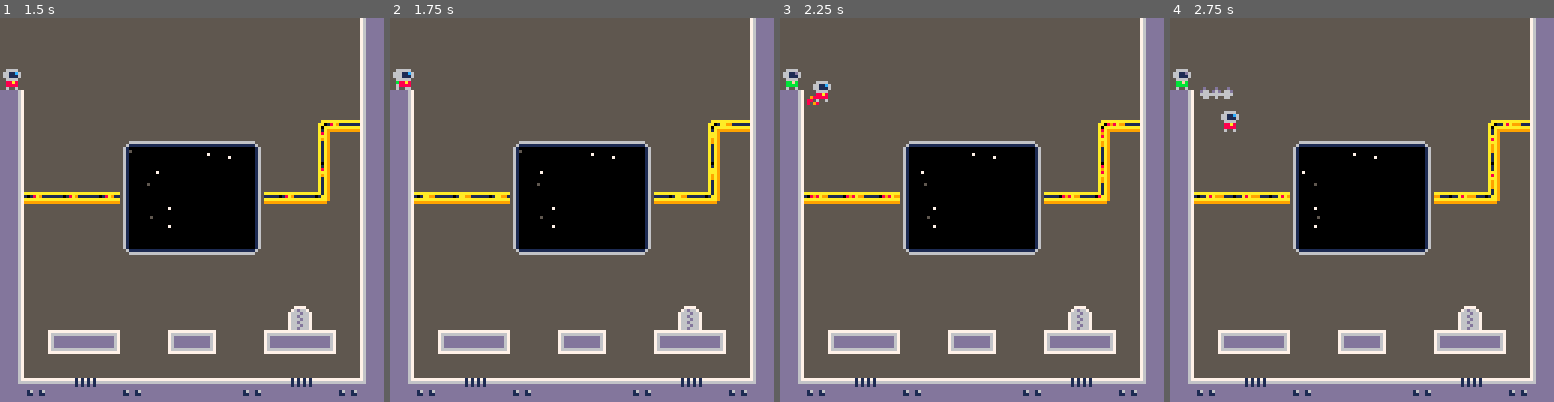
Above: before the commit, frames 1-4 (left to right).
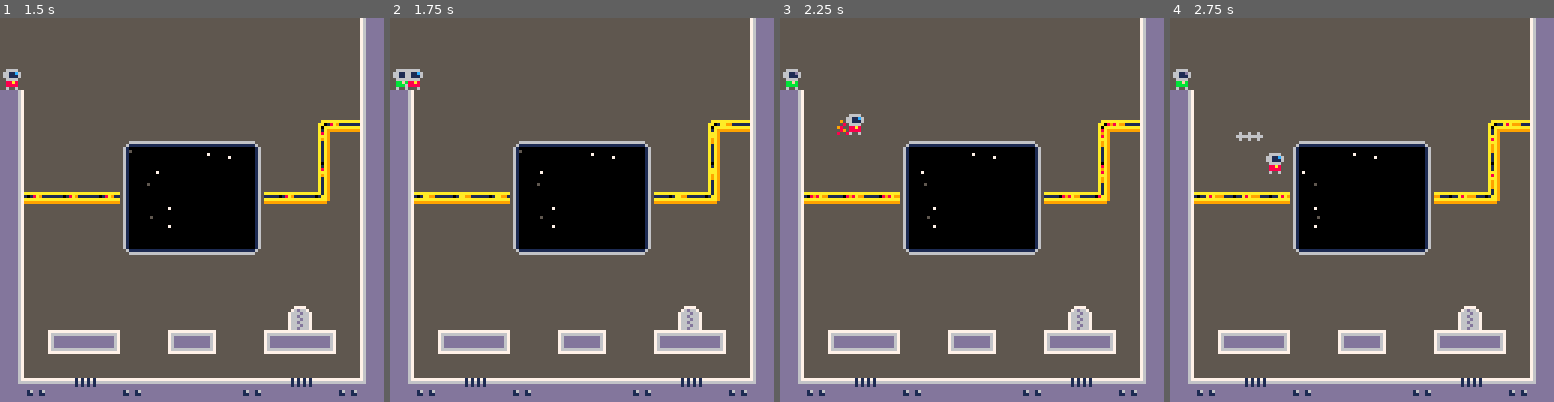
Above: after the commit, the same moments.

Repository: jgradim/gameoff-2020
Game: PICO-8 cartridge moonshot.p8
Two runs of this game, one before a commit and one after it. Both use one fixed random seed, a clock stepped at 60 frames per second and the inputs below.
Inputs:
- Up to frame 1 (1.5 s): tap X (X key) at 0.33, 1.07 s; tap O (Z key) at 0.7 s
- Up to frame 2 (1.75 s): hold Right from 1.6 s (still down); tap O (Z key) at 1.7 s
- Up to frame 3 (2.25 s): tap X (X key) at 1.85 s; release Right at 2.1 s; tap O (Z key) at 2.1 s; hold Up from 2.15 s (still down)
- Up to frame 4 (2.75 s): release Up at 2.42 s; hold Right from 2.47 s (still down); tap O (Z key) at 2.5 s

Frame 1 is identical in both runs. In frame 2, 0.2% of the frame differs, in the area x 1-9%, y 13-19%; in frame 3, 0.5%; in frame 4, 0.6%, in the area x 7-30%, y 17-41%.

Commit message:
Stabler and more symmetric dx

Diff:
--- a/moonshot.p8
+++ b/moonshot.p8
@@ -27,7 +27,7 @@
 --acceleration
 a=1.1
 --inertia
-inertia=0.8
+inertia=0.75
 
 --have super extend kls
 function class(super,kls)
@@ -169,6 +169,15 @@
  }
 end
 
+function discmid(a, b, c, step)
+  local v = mid(a,b,c)
+  v = v - sgn(v) * (v%step)
+  if abs(v) < step then
+   v = 0
+  end
+  return v
+end
+
 function update_entity(e)
  --gravity/inertia
  e.dy+=g
@@ -198,22 +207,24 @@
   end
  end
 
- --clamp acceleration
- e.dx=mid(
-  -e.max_dx,e.dx,e.max_dx
- )
- e.dy=mid(
-  -e.max_dy,e.dy,e.max_dy
- )
-
  --apply acceleration
  e.x+=e.dx
  e.y+=e.dy
+
+ --clamp acceleration
+ e.dx=discmid(
+  -e.max_dx,e.max_dx,
+  e.dx, 0x0.001
+ )
+ e.dy=discmid(
+  -e.max_dy,e.max_dy,
+  e.dy, 0x0.001
+ )
 end
 -->8
 --player
 
-walk_f=0.2
+walk_f=0.5
 jump_f=2.8
 glide_f=g*2
 
@@ -248,7 +259,6 @@
 
  if p.dy==0 then
   if p.dx ~= 0 then
-   printh(p.dx)
    p.state="running"
   end
  else
